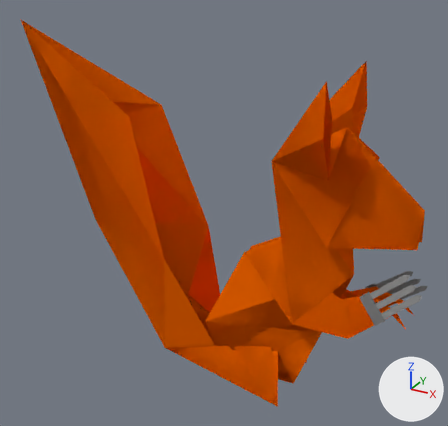
What one commit did to the Blender file Assets/Models/PlayerWeak.blend.
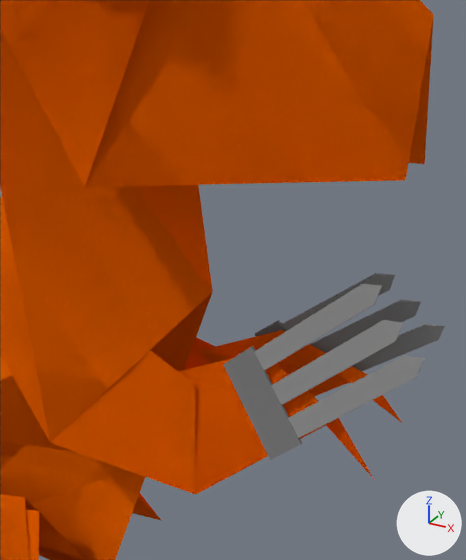
There are two pictures of each version: one whole from a 50 mm camera at (4.73, -8.83, 7.58) aimed at (-0.21, 0.16, 3.09), one close up from a 50 mm camera at (3.86, -2.61, 3.98) aimed at (2.48, -0.09, 2.72). Every picture has the same lights, and +X, +Y and +Z are marked at lower right.

Objects in the first close-up: 'Kralle.L', 'Kralle.R', 'Squirrel'.
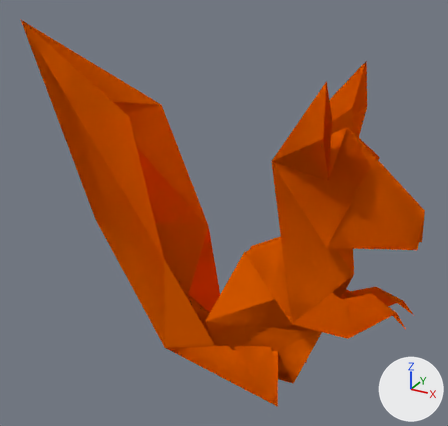
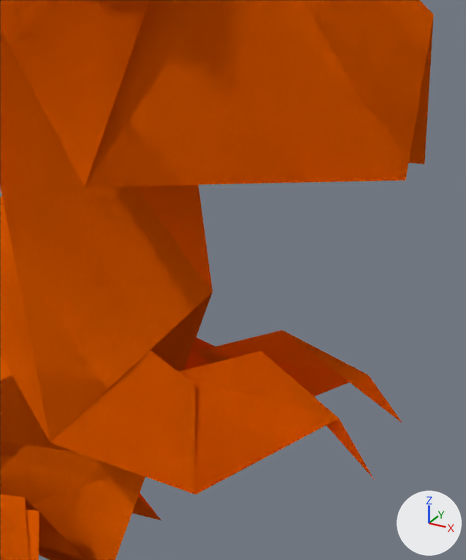
What the commit changed:
Object 'Kralle.L' (ob_kralle_l) is now hidden.
Object 'Kralle.R' (ob_kralle_r) is now hidden.

Location of each change, [x1, y1, x2, y2] in pixels of the close-ups (466 x 560 px):
'Kralle.R', hidden
    before: [223, 284, 425, 460]
'Kralle.L', hidden
    before: [255, 273, 445, 371]
